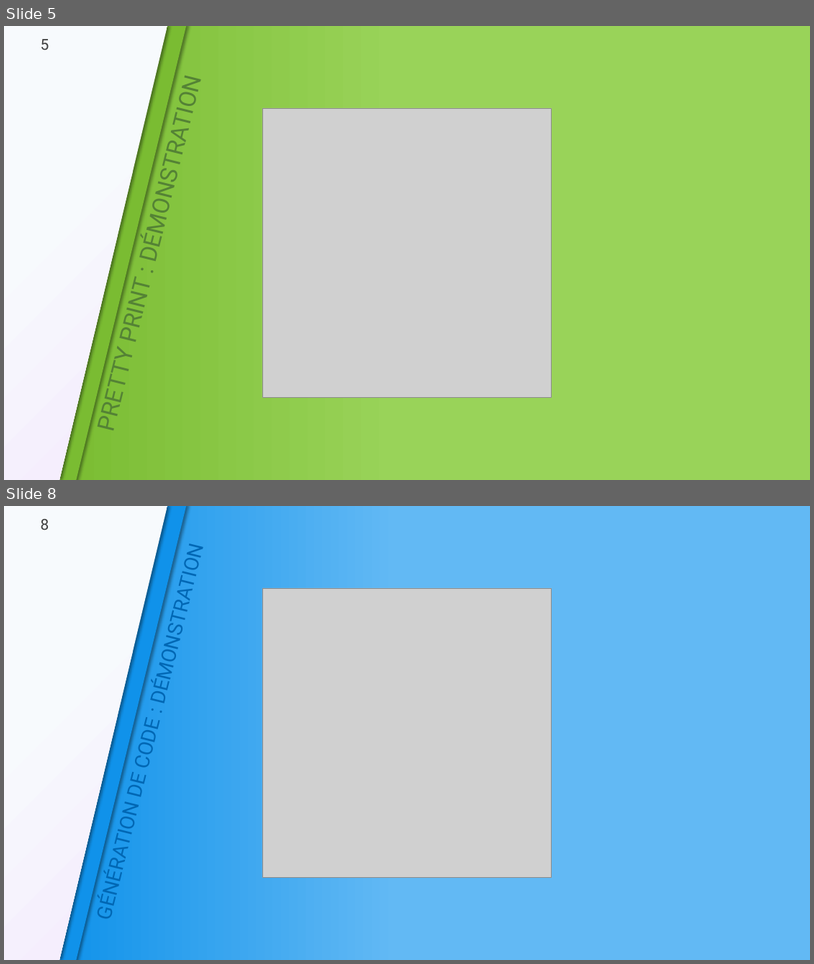
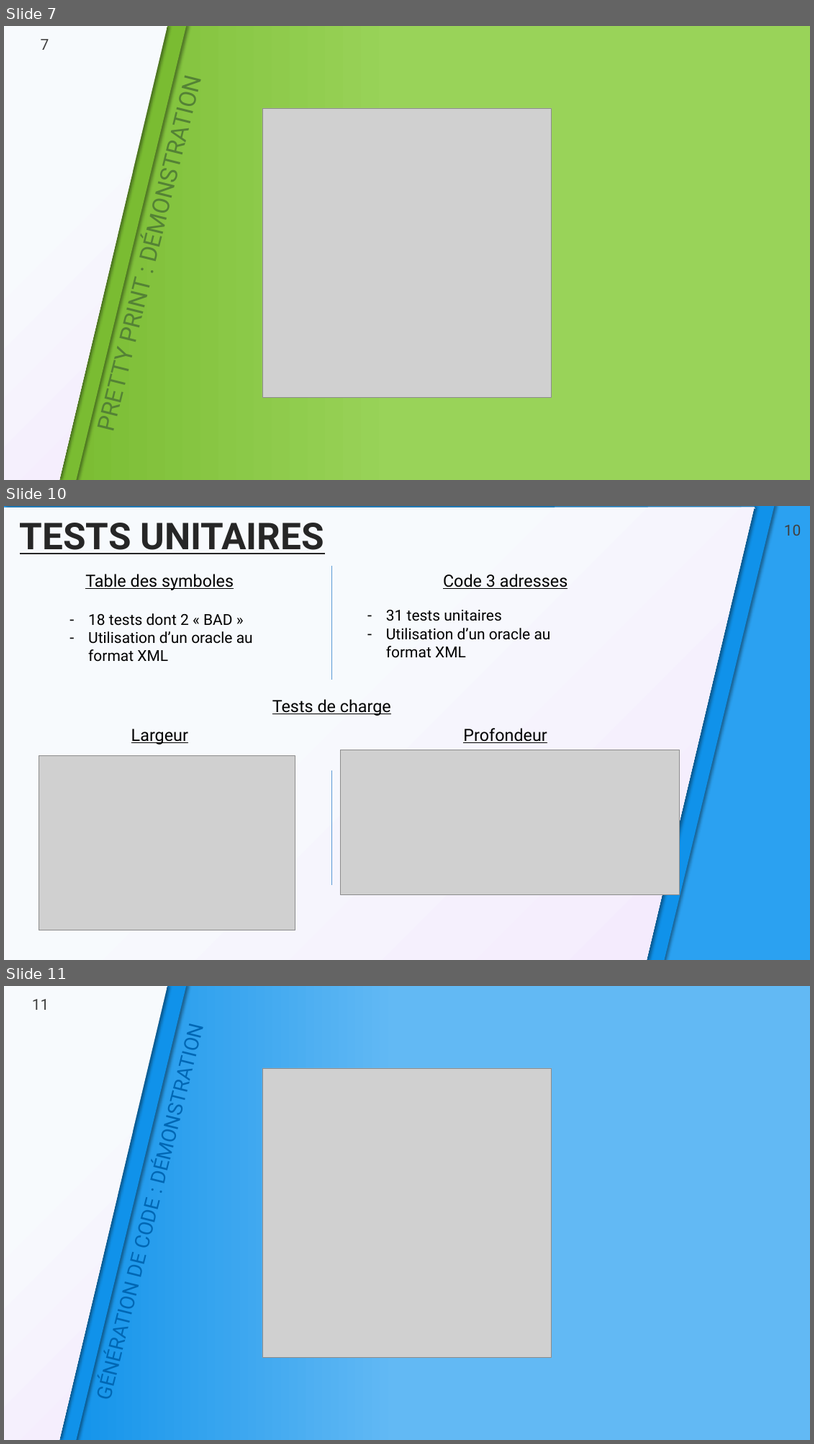
Before and after one commit to Kapcash/Compilation, a slide deck: Documents/Présentation/Demo_Finale.pptx. Shown one above the other, each under a label of ours: slides 5 and 8 before the commit, slides 7, 10 and 11 after it; the slides between them are not shown. The pictures are 814x964 and 814x1444 pixels, drawn with LibreOffice and Linux fonts; fonts in the diff are those of the drawing; grey boxes stand for pictures; background and template pictures are left out. Boxes give left, top, right and bottom in pixels: in the first picture for what was removed or moved away, otherwise in the second. Text is boxed around its words. In the diff, an @@ line names an element or a change of style, - is before the commit and + after.

```diff
--- a/Documents/Présentation/Demo_Finale.pptx
+++ b/Documents/Présentation/Demo_Finale.pptx
@@ slide 10 added at [4, 506, 810, 960], background #2BA1F1 @@
@@ freeform shape added at [4, 507, 756, 960], fill gradient #F7FAFD to #F4E9FD @@
@@ title added at [20, 523, 324, 554], 44 pt, text gradient #262626 to #002E96, bold, underline @@
+TESTS UNITAIRES
@@ rectangle added at [643, 506, 774, 960], fill #1092EA @@
@@ page number added at [784, 525, 802, 536], 18 pt, text #404040 @@
+10
@@ line added from (332, 565) to (332, 680), #5B9BD5 0.5 pt @@
@@ text added at [85, 574, 234, 590], 20 pt, text #000000, underline @@
+Table des symboles
@@ text added at [443, 574, 568, 589], 20 pt, text #000000, underline @@
+Code 3 adresses
@@ text added at [88, 613, 253, 662], 18 pt, text #000000 @@
+– 18 tests dont 2 « BAD »
+– Utilisation d’un oracle au format XML
@@ text added at [386, 610, 551, 658], 18 pt, text #000000 @@
+– 31 tests unitaires
+– Utilisation d’un oracle au format XML
@@ text added at [273, 699, 391, 716], 20 pt, text #000000, underline @@
+Tests de charge
@@ text added at [131, 728, 188, 744], 20 pt, text #000000, underline @@
+Largeur
@@ text added at [463, 728, 547, 743], 20 pt, text #000000, underline @@
+Profondeur
@@ picture added at [39, 755, 296, 929] @@
@@ picture added at [341, 750, 680, 895] @@
@@ line added from (332, 770) to (332, 885), #5B9BD5 0.5 pt @@
@@ what was slide 5 is now slide 7 @@
@@ page number at [41, 39, 49, 50]: text changed @@
-5
+7
@@ what was slide 8 is now slide 11 @@
@@ page number at [32, 999, 49, 1010]: text changed @@
-8
+11
```
Also in this commit, not shown: 4 slides changed, 3 other slides added, 4 other files.
